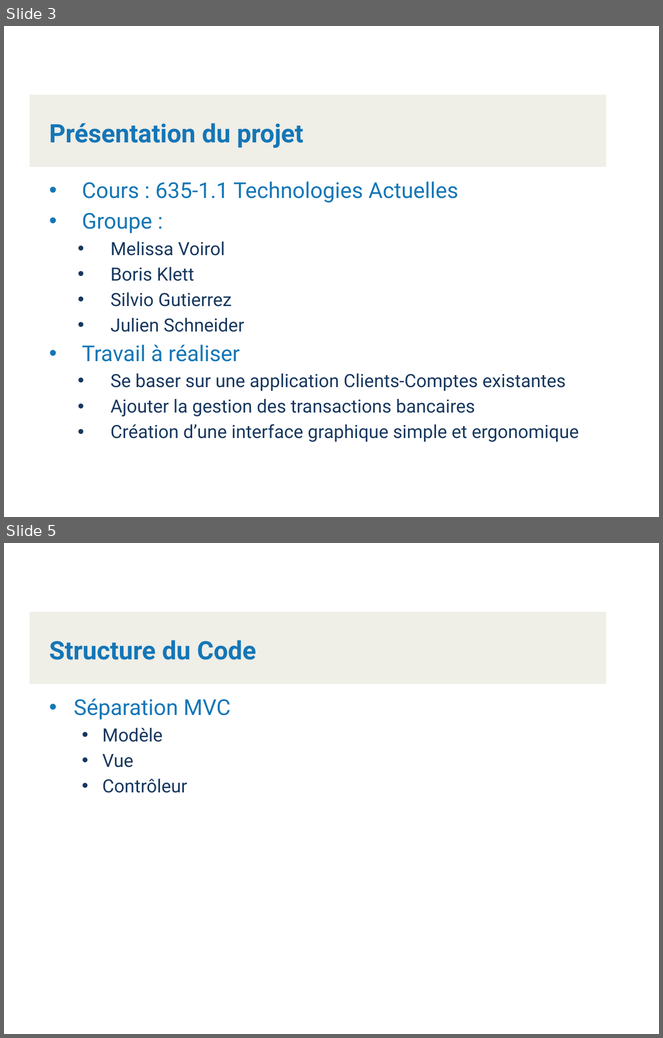
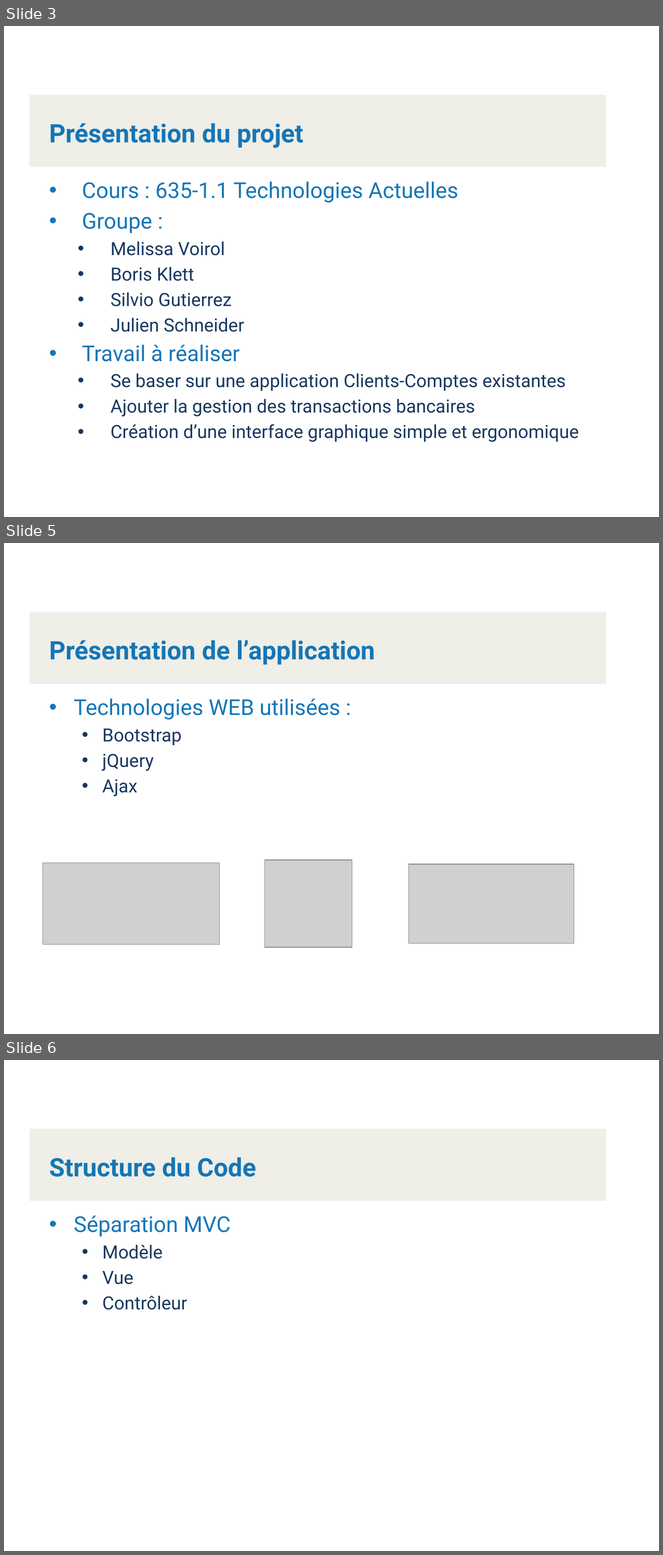
Before and after one commit to Kboris20/ProjetTechno, a slide deck: Présentation/PresentationClientsComptes-KlettGutierrezVoirolSchneider.pptx. Shown one above the other, each under a label of ours: slides 3 and 5 before the commit, slides 3, 5 and 6 after it; the slides between them are not shown. The pictures are 663x1038 and 663x1555 pixels, drawn with LibreOffice and Linux fonts; fonts in the diff are those of the drawing; grey boxes stand for pictures; background and template pictures are left out. Boxes give left, top, right and bottom in pixels: in the first picture for what was removed or moved away, otherwise in the second. Text is boxed around its words. In the diff, an @@ line names an element or a change of style, - is before the commit and + after.

```diff
--- a/Présentation/PresentationClientsComptes-KlettGutierrezVoirolSchneider.pptx
+++ b/Présentation/PresentationClientsComptes-KlettGutierrezVoirolSchneider.pptx
@@ slide 5 added at (4, 543, 659, 1034), background picture (left out); not listed: 1 template element that a slide beside it also shows @@
@@ text added at (49, 640, 375, 665), 28 pt, text #1476B7, bold @@
+Présentation de l’application
@@ text added at (74, 698, 340, 797), 24 pt, text #1476B7 @@
+• Technologies WEB utilisées :
+  • Bootstrap
+  • jQuery
+  • Ajax
@@ picture added at (42, 863, 220, 945) @@
@@ picture added at (265, 860, 352, 947) @@
@@ picture added at (409, 864, 574, 943) @@
@@ what was slide 5 is now slide 6 @@
```
Also in this commit, not shown: 4 slides changed.
